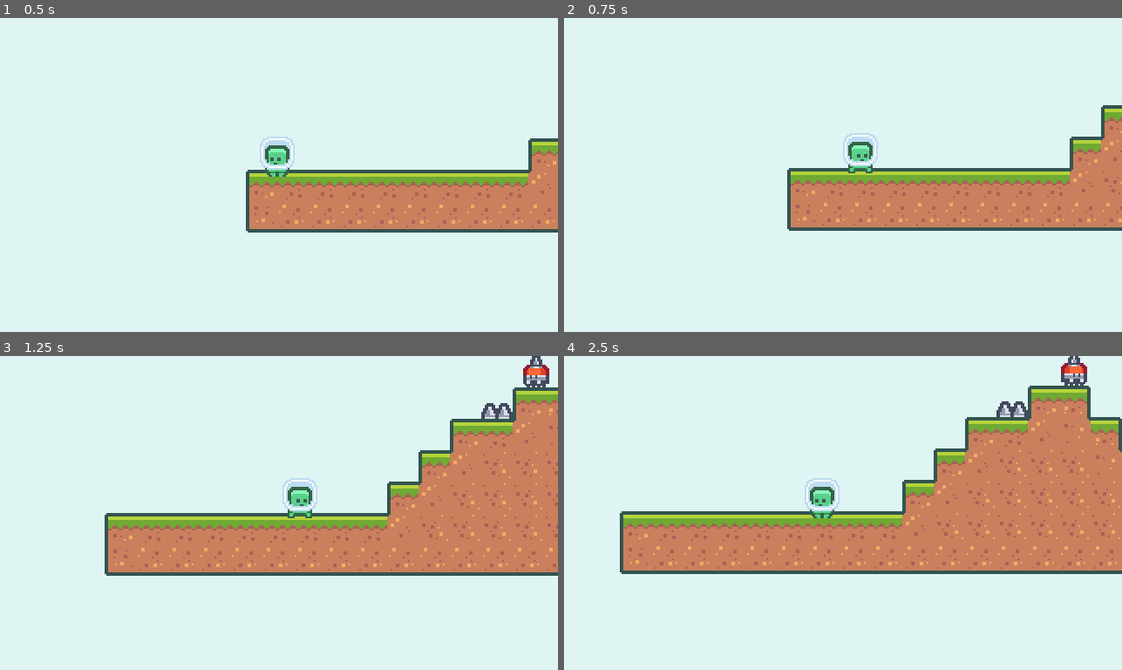
Above: before the commit, frames 1-4 (two rows, left to right).
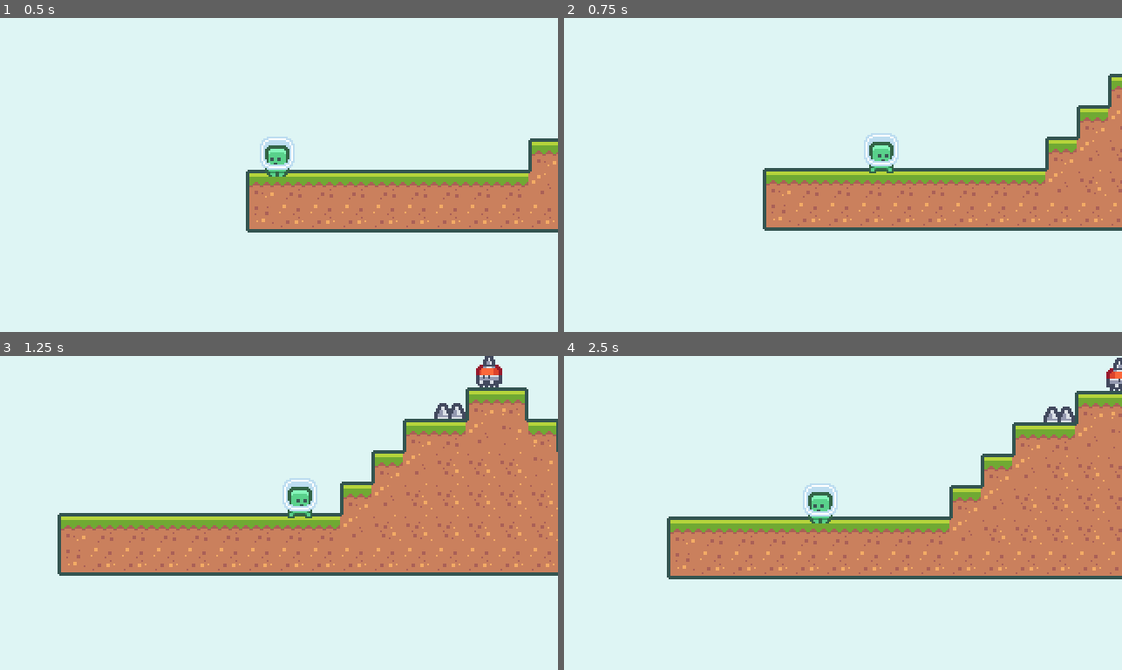
Above: after the commit, the same moments.

Repository: CharbelSahlani/Platformer2D
Game: Godot game, scene res://Scenes/BaseLevel.tscn
The game is run twice, just before and just after one commit, with the same random seed, the same clock (stepped at 60 frames per second) and the same inputs. This scene is started directly instead of the project's main scene.
Inputs:
- Up to frame 1 (0.5 s): no input
- Up to frame 2 (0.75 s): hold D (move_right) from 0.53 s (still down); tap Shift (Dash, bound only after the commit) at 0.6 s
- Up to frame 3 (1.25 s): keep holding D (move_right); tap Space (jump) at 0.77 s
- Up to frame 4 (2.5 s): tap Shift (Dash, bound only after the commit) at 1.35, 2.1 s; tap Space (jump) at 1.52 s; release D (move_right) at 2.03 s; hold A (move_left) from 2.03 s (still down)

Frame 1 is identical in both runs. In frame 2, 5.5% of the frame differs, in the area x 35-100%, y 17-68%; in frame 3, 11%; in frame 4, 17%, in the area x 10-100%, y 0-72%.

Commit message:
added player dash

Diff:
--- a/Scenes/Player.tscn
+++ b/Scenes/Player.tscn
@@ -7,16 +7,11 @@
 [sub_resource type="CircleShape2D" id=1]
 radius = 16.0
 
-[sub_resource type="RectangleShape2D" id=4]
+[sub_resource type="RectangleShape2D" id=2]
 extents = Vector2( 4, 7 )
 
-[sub_resource type="SpriteFrames" id=2]
+[sub_resource type="SpriteFrames" id=3]
 animations = [ {
-"frames": [ ExtResource( 3 ) ],
-"loop": true,
-"name": "Jump",
-"speed": 5.0
-}, {
 "frames": [ ExtResource( 1 ) ],
 "loop": true,
 "name": "Idle",
@@ -26,9 +21,14 @@
 "loop": true,
 "name": "Run",
 "speed": 10.0
+}, {
+"frames": [ ExtResource( 3 ) ],
+"loop": true,
+"name": "Jump",
+"speed": 5.0
 } ]
 
-[sub_resource type="RectangleShape2D" id=3]
+[sub_resource type="RectangleShape2D" id=4]
 extents = Vector2( 5, 8 )
 
 [node name="Player" type="KinematicBody2D" groups=[
@@ -56,14 +56,14 @@
 
 [node name="CollisionShape2D" type="CollisionShape2D" parent="HazardArea"]
 position = Vector2( -0.125, 0 )
-shape = SubResource( 4 )
+shape = SubResource( 2 )
 
 [node name="AnimatedSprite" type="AnimatedSprite" parent="."]
-frames = SubResource( 2 )
+frames = SubResource( 3 )
 animation = "Idle"
 playing = true
 offset = Vector2( 0, -12 )
 
 [node name="CollisionShape2D" type="CollisionShape2D" parent="."]
 position = Vector2( 0, -12 )
-shape = SubResource( 3 )
+shape = SubResource( 4 )
--- a/Scripts/Player/Player.gd
+++ b/Scripts/Player/Player.gd
@@ -2,15 +2,19 @@
 
 signal died
 
+enum State { NORMAL, DASHING}
+
 var gravity = 1000
 var velocity = Vector2.ZERO
+var maxDashSpeed = 500
+var minDashSpeed = 200
 var maxHorizontalSpeed = 140
 var horizontalAcceleration = 2000
 var jumpSpeed = 360
 var jumpTerminationMultiplier = 4
 var hasDoubleJump = false
-
-
+var currentState = State.NORMAL
+var isStateNew = true
 
 # Called when the node enters the scene tree for the first time.
 func _ready():
@@ -19,6 +23,21 @@
 
 # Called every frame. 'delta' is the elapsed time since the previous frame.
 func _process(delta):
+	match currentState:
+		State.NORMAL:
+			process_normal(delta)
+		State.DASHING:
+			process_dash(delta)
+	isStateNew = false
+func change_state(newState):
+	currentState = newState
+	isStateNew = true
+
+
+
+
+
+func process_normal(delta):
 	var move_vector = get_movement_vector()
 	velocity.x += move_vector.x * horizontalAcceleration * delta
 	if (move_vector.x == 0):
@@ -51,8 +70,31 @@
 	#double jump
 	if (is_on_floor()):
 		hasDoubleJump = true
+	if (Input.is_action_just_pressed("Dash")):
+		call_deferred("change_state", State.DASHING)
 
 	update_animation()
+
+func process_dash(delta):
+	if (isStateNew):
+		$AnimatedSprite.play("Jump")
+		var moveVector = get_movement_vector()
+		var velocityMod = 1
+		#get the direction of movement in negative or positive
+		#to be able to dash to left and dash to the right
+		if (moveVector.x != 0):
+			velocityMod = sign(moveVector.x)
+		else:
+			velocityMod = 1 if $AnimatedSprite.flip_h else -1
+
+		velocity = Vector2(maxDashSpeed * velocityMod, 0)
+
+	velocity = move_and_slide(velocity, Vector2.UP)
+	velocity.x = lerp(0, velocity.x, pow(2, -10 * delta))
+
+	if (abs(velocity.x) < minDashSpeed):
+		call_deferred("change_state", State.NORMAL)
+
 
 #to get the movement vector of the player
 func get_movement_vector():
--- a/project.godot
+++ b/project.godot
@@ -65,6 +65,11 @@
 "events": [ Object(InputEventKey,"resource_local_to_scene":false,"resource_name":"","device":0,"alt":false,"shift":false,"control":false,"meta":false,"command":false,"pressed":false,"scancode":32,"unicode":0,"echo":false,"script":null)
  ]
 }
+Dash={
+"deadzone": 0.5,
+"events": [ Object(InputEventKey,"resource_local_to_scene":false,"resource_name":"","device":0,"alt":false,"shift":false,"control":false,"meta":false,"command":false,"pressed":false,"scancode":16777237,"unicode":0,"echo":false,"script":null)
+ ]
+}
 
 [layer_names]
 
